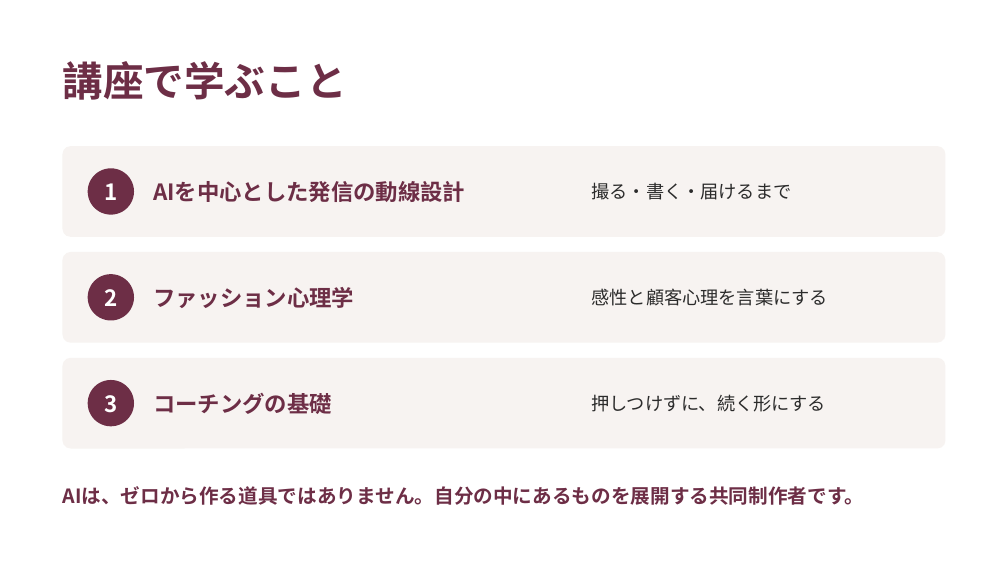
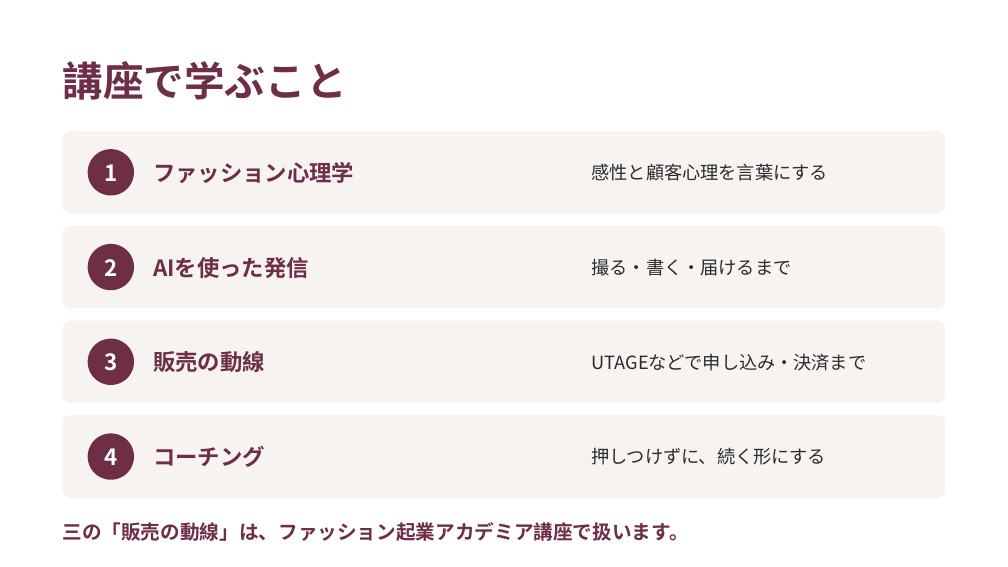
Before and after one commit to fashio17/potential-lamp, a slide deck: slide 17 of 運用/スライド/説明会_20260916.pptx. Drawn at 1008x567 pixels with LibreOffice and Linux fonts; fonts in the diff are those of the drawing. Boxes give left, top, right and bottom in pixels: in the first picture for what was removed or moved away, otherwise in the second. Text is boxed around its words. In the diff, an @@ line names an element or a change of style, - is before the commit and + after.

```diff
--- a/運用/スライド/説明会_20260916.pptx
+++ b/運用/スライド/説明会_20260916.pptx
@@ rounded rectangle: place and size @@
-rounded rectangle at (62, 146, 946, 237)
+rounded rectangle at (62, 131, 946, 214)
@@ text "1": place and size @@
-text "1" at (104, 183, 117, 200)
+text "1" at (104, 164, 117, 181)
@@ ellipse: place and size @@
-ellipse at (88, 168, 134, 215)
+ellipse at (88, 149, 134, 196)
@@ text "ファッション心理学": place and size @@
-text "ファッション心理学" at (153, 287, 354, 308)
+text "ファッション心理学" at (153, 162, 354, 183)
@@ text "感性と顧客心理を言葉にする": place and size @@
-text "感性と顧客心理を言葉にする" at (592, 288, 828, 306)
+text "感性と顧客心理を言葉にする" at (592, 163, 828, 181)
@@ text removed at (153, 181, 465, 202) @@
-AIを中心とした発信の動線設計
@@ rounded rectangle: place and size @@
-rounded rectangle at (62, 252, 946, 343)
+rounded rectangle at (62, 226, 946, 308)
@@ text "撮る・書く・届けるまで": place and size @@
-text "撮る・書く・届けるまで" at (592, 182, 792, 200)
+text "撮る・書く・届けるまで" at (592, 258, 792, 276)
@@ text "2": place and size @@
-text "2" at (104, 289, 117, 306)
+text "2" at (104, 259, 117, 276)
@@ ellipse: place and size @@
-ellipse at (88, 274, 134, 321)
+ellipse at (88, 244, 134, 290)
@@ text added at (153, 257, 309, 278), 16 pt, text #6D2E46, bold @@
+AIを使った発信
@@ proportions changed in 3 elements at (62, 131, 946, 214), (62, 226, 946, 308), (62, 321, 946, 403) @@
@@ rounded rectangle: place and size @@
-rounded rectangle at (62, 358, 946, 449)
+rounded rectangle at (62, 321, 946, 403)
@@ text "3": place and size @@
-text "3" at (104, 395, 117, 413)
+text "3" at (104, 353, 117, 371)
@@ ellipse: place and size @@
-ellipse at (88, 380, 134, 426)
+ellipse at (88, 339, 134, 385)
@@ text added at (153, 351, 265, 372), 16 pt, text #6D2E46, bold @@
+販売の動線
@@ text added at (592, 353, 867, 371), 13 pt, text #2B2B2B @@
+UTAGEなどで申し込み・決済まで
@@ rounded rectangle added at (62, 415, 946, 498), fill #F7F3F1 @@
@@ text "押しつけずに、続く形にする": place and size @@
-text "押しつけずに、続く形にする" at (592, 394, 827, 412)
+text "押しつけずに、続く形にする" at (592, 447, 827, 465)
@@ ellipse added at (88, 433, 134, 480), fill #6D2E46 @@
@@ text added at (104, 448, 117, 465), 16 pt, text #FFFFFF, bold @@
+4
@@ text at (153, 446, 265, 467): text changed @@
-コーチングの基礎
+コーチング
@@ text removed at (62, 486, 864, 505) @@
-AIは、ゼロから作る道具ではありません。自分の中にあるものを展開する共同制作者です。
@@ text added at (62, 522, 688, 541), 14 pt, text #6D2E46, bold @@
+三の「販売の動線」は、ファッション起業アカデミア講座で扱います。
```
Also in this commit, not shown: 4 other slides changed, 3 other files.
